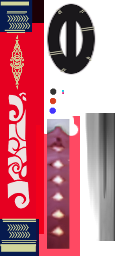
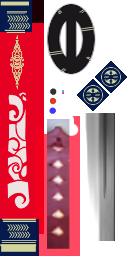
Revision of a layered w=128, h=256 image; what changed, layer by layer:
added layer "emb コピー#2" above "emb" over [101, 67, 121, 87]
added layer "emb" above "emb コピー#1" over [83, 85, 103, 105]
added layer "emb コピー" above "貼り付けられたレイヤー#9" over [77, 61, 127, 111]
